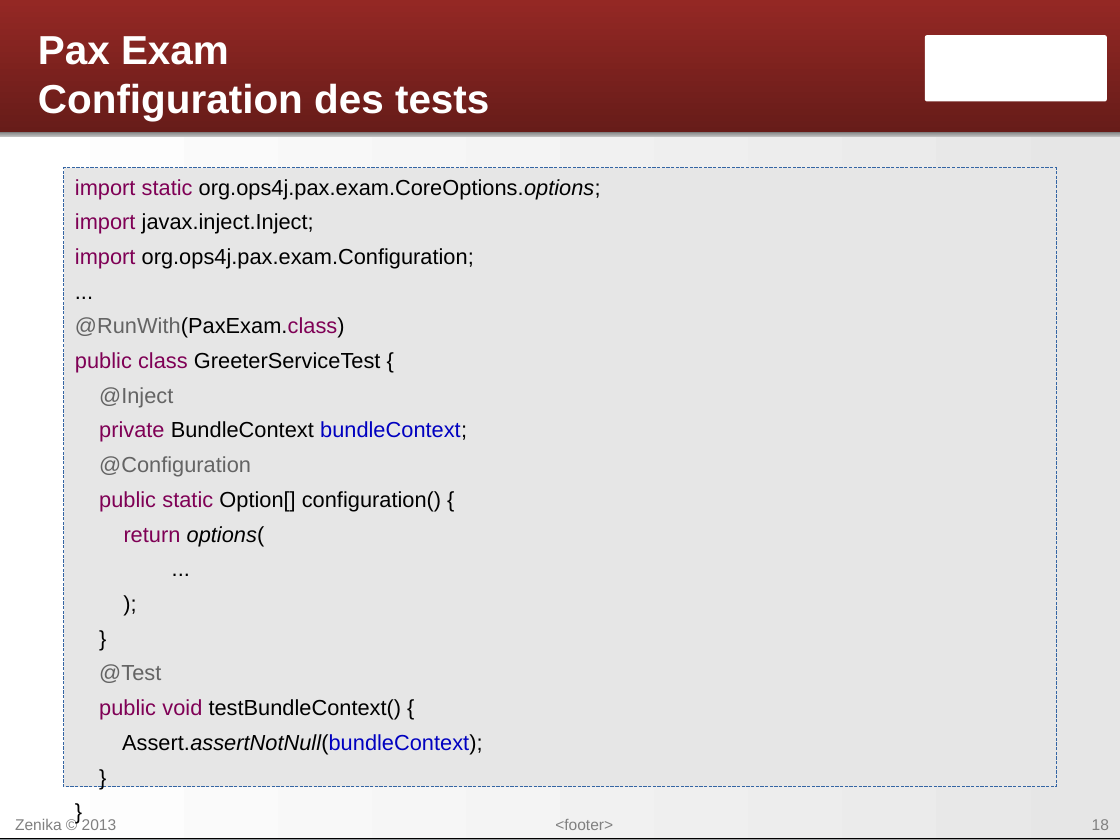
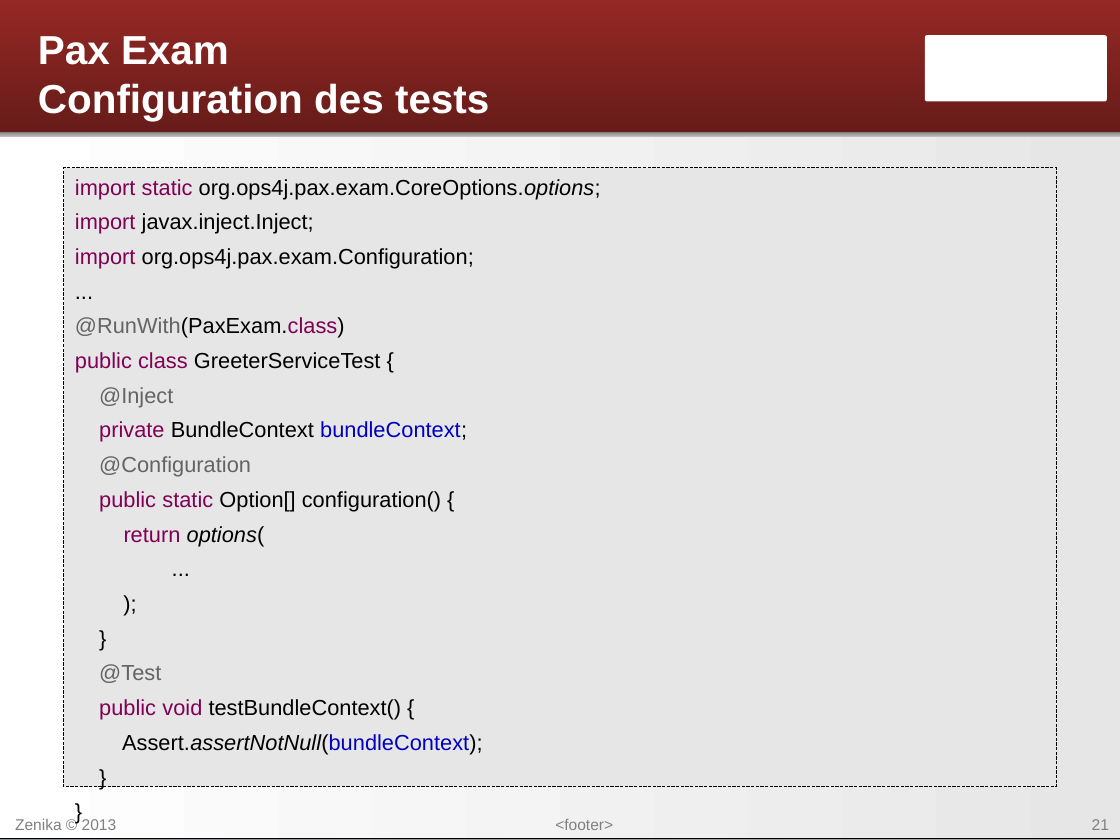
Before and after one commit to Zenika-Training/formation-osgi, a slide deck: slide 21 of SVN/OSGi - 11 - Industrialisation.odp (slide 18 before the commit). Drawn at 1120x840 pixels with LibreOffice and Linux fonts; fonts in the diff are those of the drawing; background and template pictures are left out. Boxes give left, top, right and bottom in pixels: in the first picture for what was removed or moved away, otherwise in the second. Text is boxed around its words. In the diff, an @@ line names an element or a change of style, - is before the commit and + after.

```diff
--- a/SVN/OSGi - 11 - Industrialisation.odp
+++ b/SVN/OSGi - 11 - Industrialisation.odp
@@ text "import static org.ops4j.pax.exam.CoreOptions.options;" at [64,168,1056,799]: outline #3465A4 0 pt to #000000 0 pt @@
@@ page number at [1092,819,1109,830]: text changed @@
-18
+21
```
Also in this commit, not shown: 8 other slides changed, 3 slides added.
